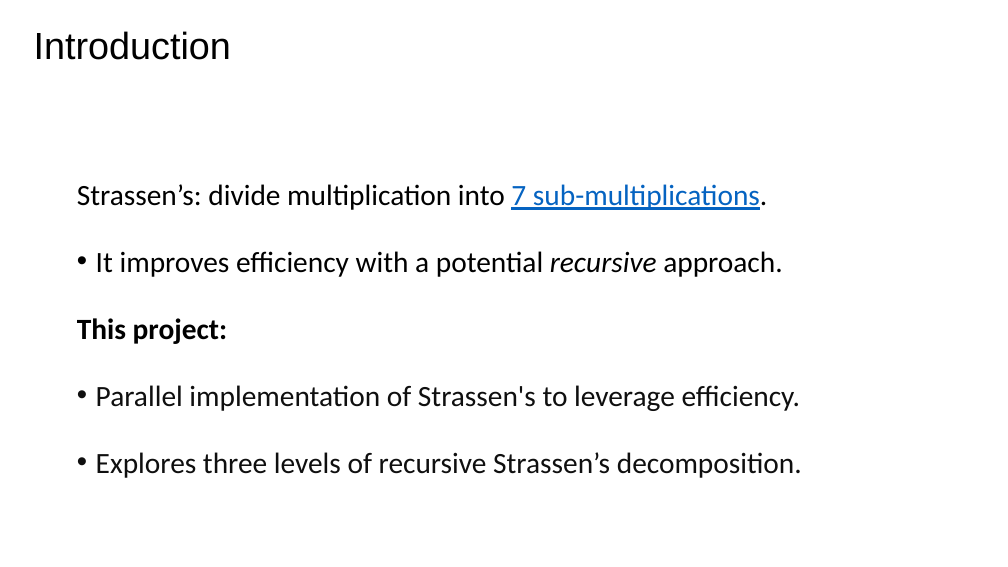
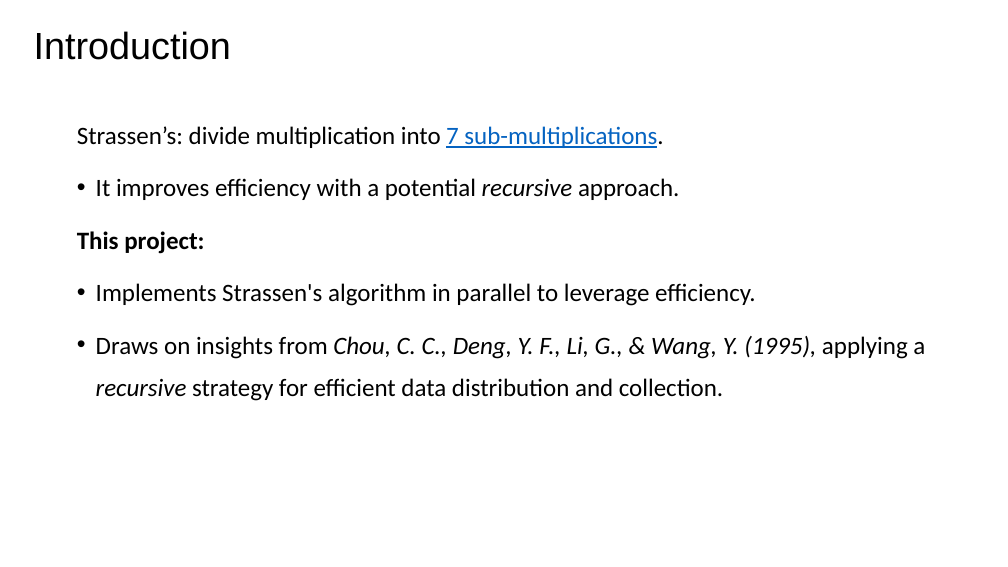
Before and after one commit to zhuliang21/Parallel-Matrix-Multiplication, a slide deck: slide 2 of powerpoint/Pre.pptx. Drawn at 1008x567 pixels with LibreOffice and Linux fonts; fonts in the diff are those of the drawing. Boxes give left, top, right and bottom in pixels: in the first picture for what was removed or moved away, otherwise in the second. Text is boxed around its words. In the diff, an @@ line names an element or a change of style, - is before the commit and + after.

```diff
--- a/powerpoint/Pre.pptx
+++ b/powerpoint/Pre.pptx
@@ text "Strassen’s: divide multiplication into 7 ...": place and size @@
-text "Strassen’s: divide multiplication into 7 ..." at box(77, 184, 802, 478)
+text "Strassen’s: divide multiplication into 7 ..." at box(77, 126, 925, 401)
@@ text at box(77, 126, 680, 254): size 28 to 23.8 pt in "Strassen’s: divide multiplication into 7 sub-multiplications ...", "It improves efficiency with a potential recursive ...", "This project:"; line spacing 1.6 to 1.4 @@
@@ text at box(96, 283, 925, 401): text changed; size 28 to 23.8 pt; text colour #0F0F0F to #000000 @@
-• Parallel implementation of Strassen's to leverage efficiency.
-• Explores three levels of recursive Strassen’s decomposition.
+• Implements Strassen's algorithm in parallel to leverage efficiency.
+• Draws on insights from Chou, C. C., Deng, Y. F., Li, G., & Wang, Y. (1995), applying a recursive strategy for efficient data distribution and collection.
```
Also in this commit, not shown: 7 other slides changed, 1 other file.
